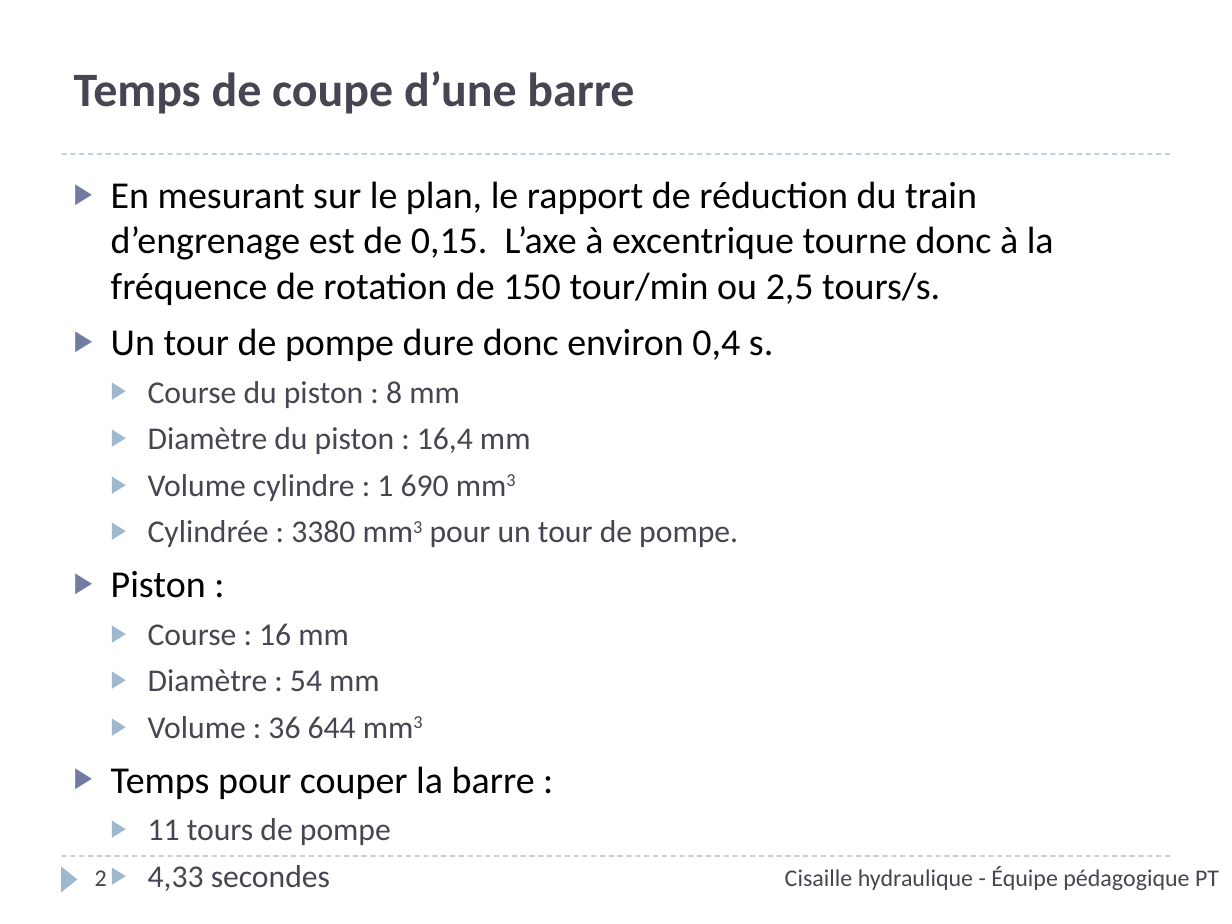
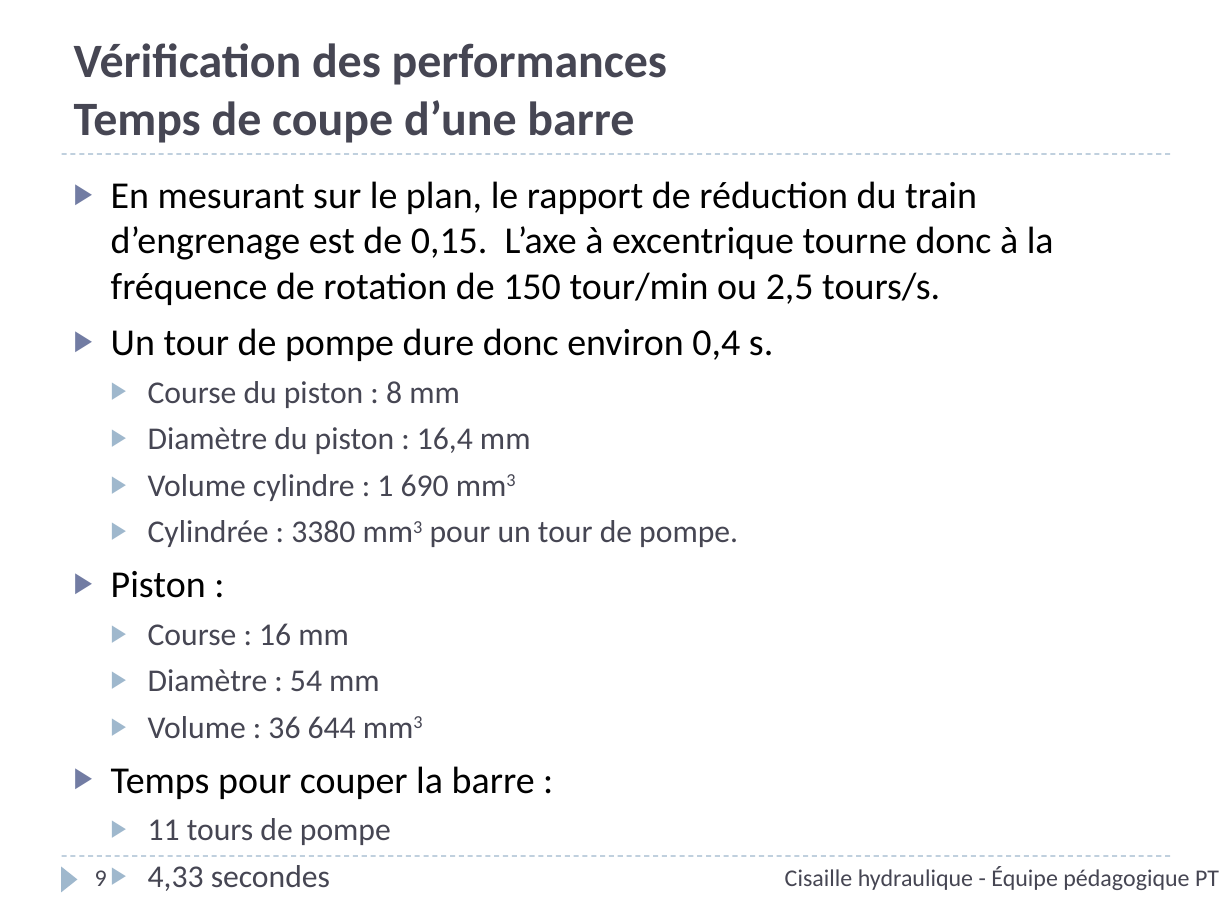
Before and after one commit to xpessoles/PT_Oraux, a slide deck: slide 9 of Interrogation_SII/03_Cisaille hydraulique/ServoMoteur_CommandeVanne_Corrige.pptx (slide 2 before the commit). Drawn at 1232x924 pixels with LibreOffice and Linux fonts; fonts in the diff are those of the drawing; background and template pictures are left out. Boxes give left, top, right and bottom in pixels: in the first picture for what was removed or moved away, otherwise in the second. Text is boxed around its words. In the diff, an @@ line names an element or a change of style, - is before the commit and + after.

```diff
--- a/Interrogation_SII/03_Cisaille hydraulique/ServoMoteur_CommandeVanne_Corrige.pptx
+++ b/Interrogation_SII/03_Cisaille hydraulique/ServoMoteur_CommandeVanne_Corrige.pptx
@@ title at bbox=[74, 43, 667, 143]: text changed @@
-Temps de coupe d’une barre
+Vérification des performances
+Temps de coupe d’une barre
@@ page number at bbox=[95, 870, 107, 886]: text changed @@
-2
+9
```
Also in this commit, not shown: 5 other slides changed, 7 slides added, 2 other files.
